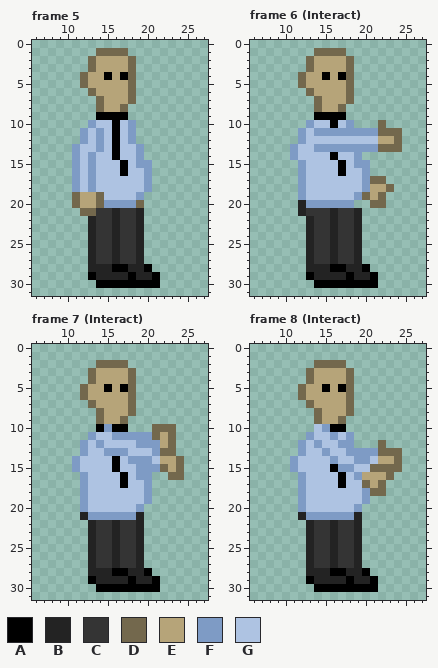
One commit to this pixel-art file: Assets/Artwork/DeathGuy.aseprite. The picture above was drawn from the file before the commit.
32x32 pixels, 13 frames. Shown: frame 5: x 6..27, y 0..31; frame 6 (Interact): x 6..27, y 0..31; frame 7 (Interact): x 6..27, y 0..31; frame 8 (Interact): x 6..27, y 0..31. The commit also changed other frames, which this record leaves out.
Palette (. is transparent): A #000000  B #232323  C #343434  D #73684d  E #b6a479  F #7e9bc5  G #aec3e2
And afterwards:
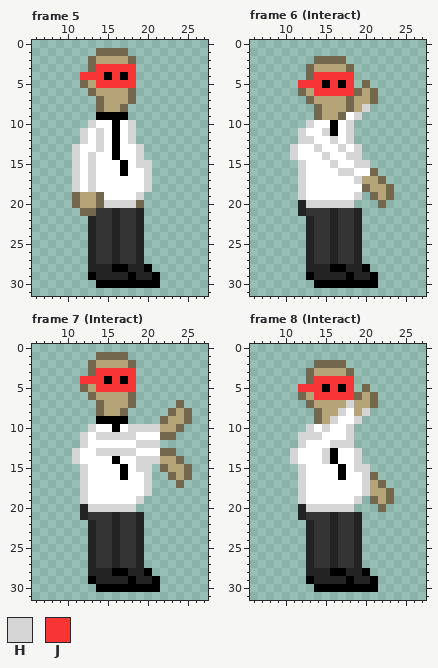
Colours new in this view: H #d5d5d5  J #f73535
Edits made:
layer "Left Arm" now shown
layer "Left Arm Blu" now hidden
layer "Body" now shown
layer "Body Blu" now hidden
layer "Right Arm" now shown
layer "Right Arm Blu" now hidden
layer "Red Glasses" now shown
colour G: #aec3e2 -> #ffffff
Changed rows in their new state; - is a pixel that keeps its letter.
Frame 5:
first column x 12:
 3 --JJJJJ
 4 JJJ-J-J
 5 --JJJJJ
first column x 11:
10 --H----H--
11 -H-H---H--
12 -H-H---H--
13 H--H----H-
14 H-H-----H-
15 H-H-----HH
16 H-H------H
17 H-H------H
18 H-H------H
19 --------H-
20 ----HHHH--
Frame 6 (Interact):
first column x 11:
 1 ---....-------
 2 --.DDDD.------
 4 -.DJJJJJ------
 5 -JJJAJAJ-D----
 6 -DEJJJJJDED---
 7 --DE----EED---
 8 ------EDEH----
 9 ---DEEDGH-----
10 --H----H---.--
11 -H-GHAGH......
12 -HH--H-H......
13 H--HGGHGH.....
14 H---HG-HH-----
15 -H---HG-HH----
16 -H----HH-GD---
17 -H------HEE---
18 -H-------D----
19 -H------H.DED-
20 --HHHHHH--.---
Frame 7 (Interact):
first column x 11:
 1 ---DDDD--------
 2 --DEEEED-------
 3 ---JJJJJ-------
 4 -JJJAJAJ-------
 5 ---JJJJJ-------
 6 -.D------------
 7 --.D---------D-
 8 ------D.----DED
 9 ---AAAA----DEED
10 --HGG-GHHHHEED-
11 -HGHHHHHGGGD---
12 -H-G----HHH..--
13 HG-HHHHH--G----
14 H------GHHH----
15 .H---GA-HH.--ED
16 -H------GH---ED
17 -H----G--H---D-
18 -H-------H-----
19 -H------H.-----
20 -BHHHHHH.------
21 --CCCBCC-------
Frame 8 (Interact):
first column x 11:
 4 ---JJJJJ------
 5 -JJJ-J-J-D----
 6 ---JJJJJDED---
 7 -------HEED---
 8 ------HGEH----
 9 -----HGGH-----
10 --H-HGGH------
11 -HHH-G-H------
12 -H-G-HHH---.--
13 HG--HA-GH.....
14 H---HA--H.....
15 .H---GAGHH....
16 -H------GHD..-
17 -H----G--H----
18 -H-------HEED-
19 -H------H.DED-
20 -BHHHHHH.--D--
21 --CCCBCC------
